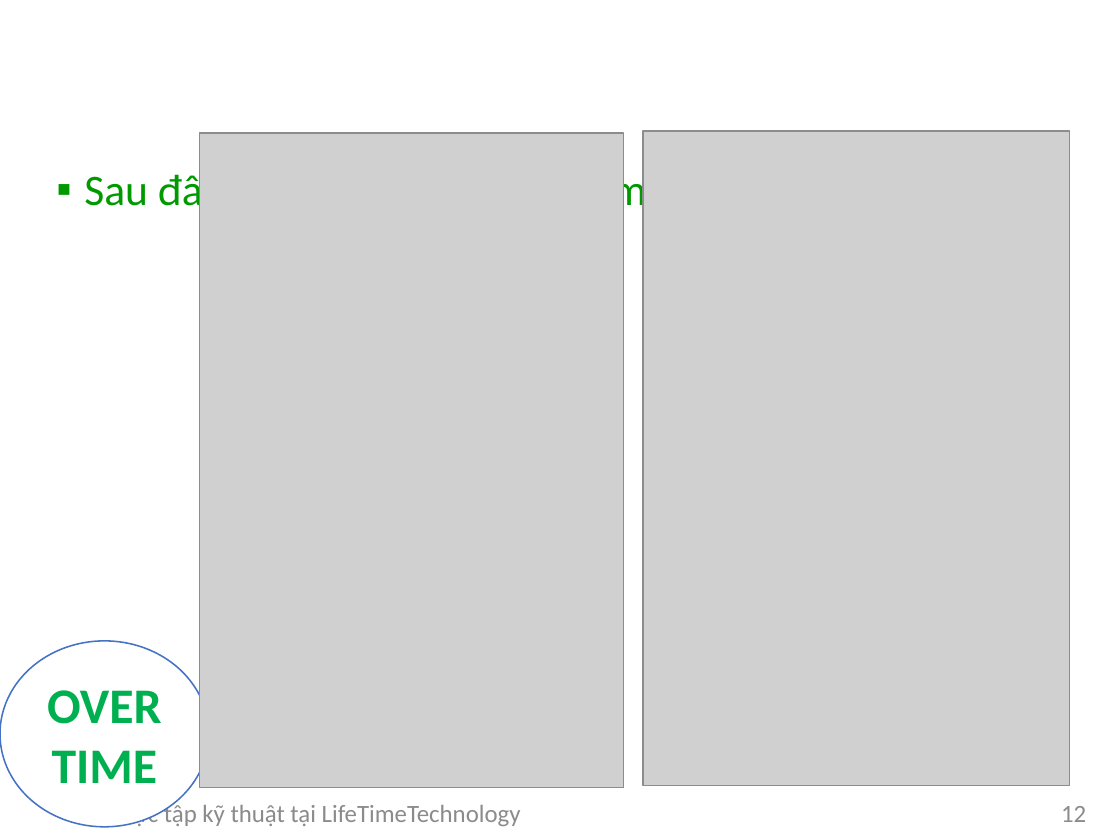
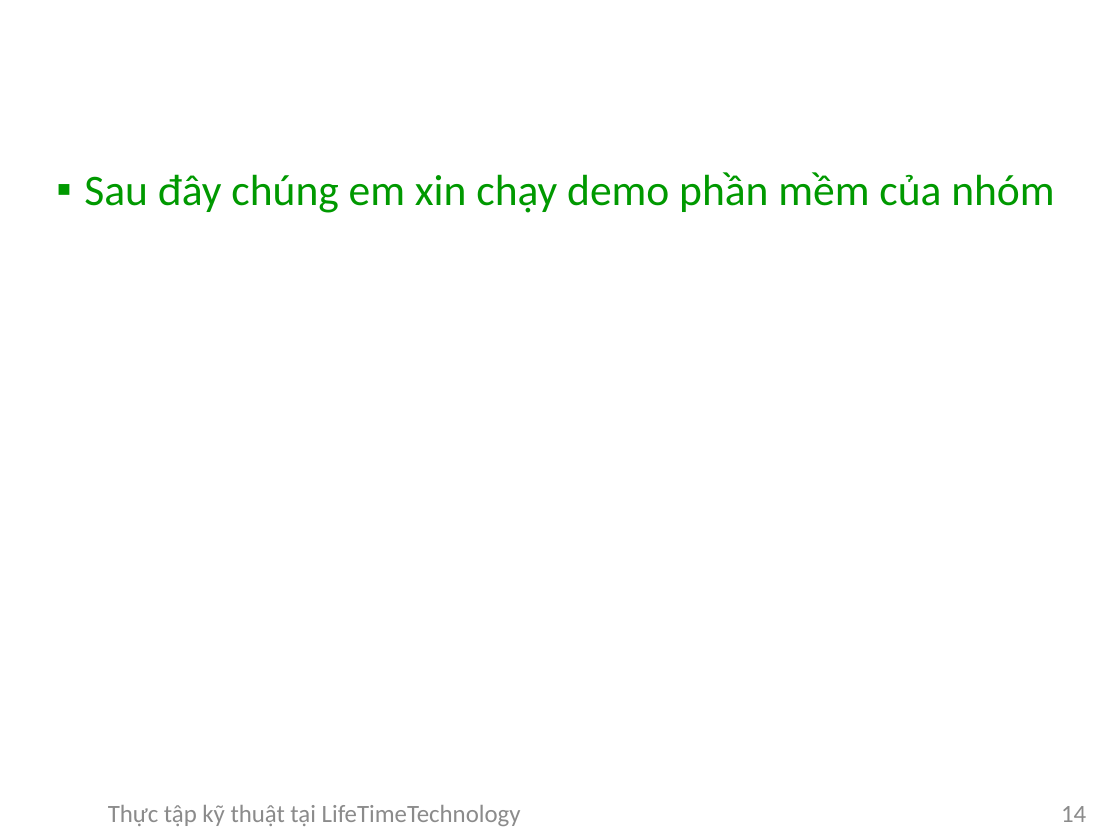
Before and after one commit to DaoVanDuong/baocaoThucTap, a slide deck: slide 14 of baocaoThucTap.pptx (slide 12 before the commit). Drawn at 1120x840 pixels with LibreOffice and Linux fonts; fonts in the diff are those of the drawing; grey boxes stand for pictures; background and template pictures are left out. Boxes give left, top, right and bottom in pixels: in the first picture for what was removed or moved away, otherwise in the second. Text is boxed around its words. In the diff, an @@ line names an element or a change of style, - is before the commit and + after.

```diff
--- a/baocaoThucTap.pptx
+++ b/baocaoThucTap.pptx
@@ picture removed at [199,133,624,787] @@
@@ picture removed at [643,131,1070,786] @@
@@ ellipse removed at [0,641,209,827] @@
-OVER
-TIME
@@ ellipse removed at [20,687,132,799] @@
-0
@@ ellipse removed at [21,688,133,800] @@
-4
@@ ellipse removed at [21,687,133,799] @@
-2
@@ ellipse removed at [22,689,134,801] @@
-START
@@ ellipse removed at [22,687,134,799] @@
-5
@@ page number at [1061,806,1086,822]: text changed @@
-12
+14
```
Also in this commit, not shown: 3 other slides changed, 2 slides added, 2 slides removed.
